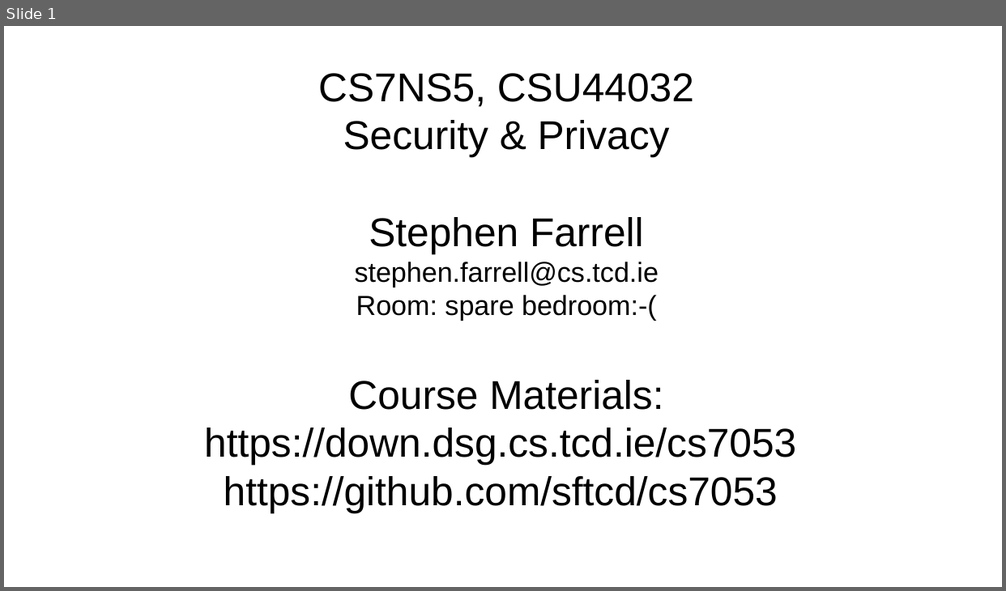
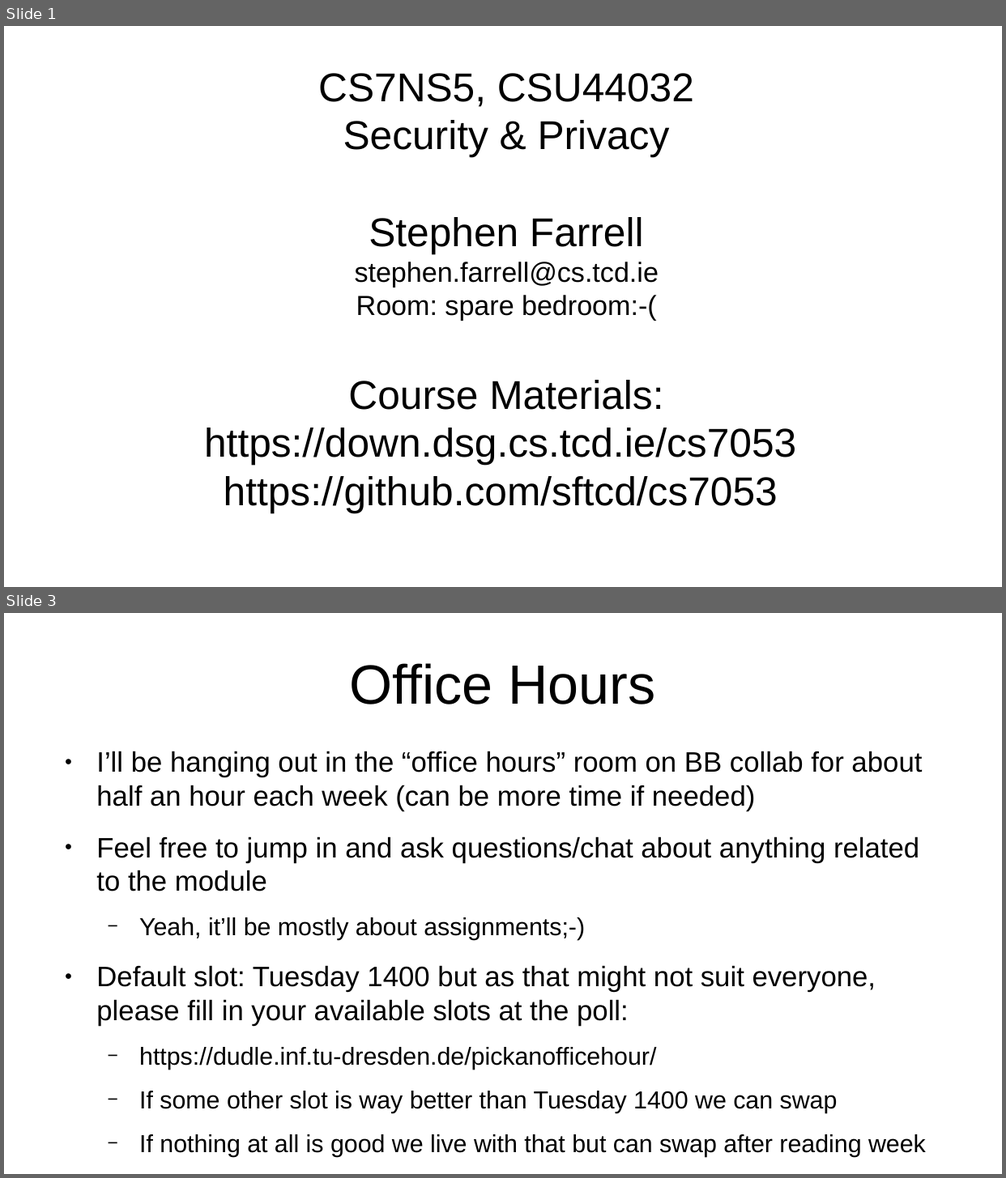
Before and after one commit to sftcd/cs7053, a slide deck: 2021lectures/00-quick-intro.odp. Shown one above the other, each under a label of ours: slide 1 before the commit, slides 1 and 3 after it; the slides between them are not shown. The pictures are 1006x591 and 1006x1178 pixels, drawn with LibreOffice and Linux fonts; fonts in the diff are those of the drawing. Boxes give left, top, right and bottom in pixels: in the first picture for what was removed or moved away, otherwise in the second. Text is boxed around its words. In the diff, an @@ line names an element or a change of style, - is before the commit and + after.

```diff
--- a/2021lectures/00-quick-intro.odp
+++ b/2021lectures/00-quick-intro.odp
@@ slide 3 added at (4,613,1002,1174), background #FFFFFF @@
@@ title added at (350,663,655,705), 44 pt, text #000000 @@
+Office Hours
@@ text added at (96,751,926,1157), 22.4 pt, text #000000 @@
+● I’ll be hanging out in the “office hours” room on BB collab for about half an hour each week (can be more time if needed)
+● Feel free to jump in and ask questions/chat about anything related to the module
+  − Yeah, it’ll be mostly about assignments;-)
+● Default slot: Tuesday 1400 but as that might not suit everyone, please fill in your available slots at the poll:
+  − https://dudle.inf.tu-dresden.de/pickanofficehour/
+  − If some other slot is way better than Tuesday 1400 we can swap
+  − If nothing at all is good we live with that but can swap after reading week
```
Also in this commit, not shown: 5 other slides added, 1 slide removed, 1 other file.
